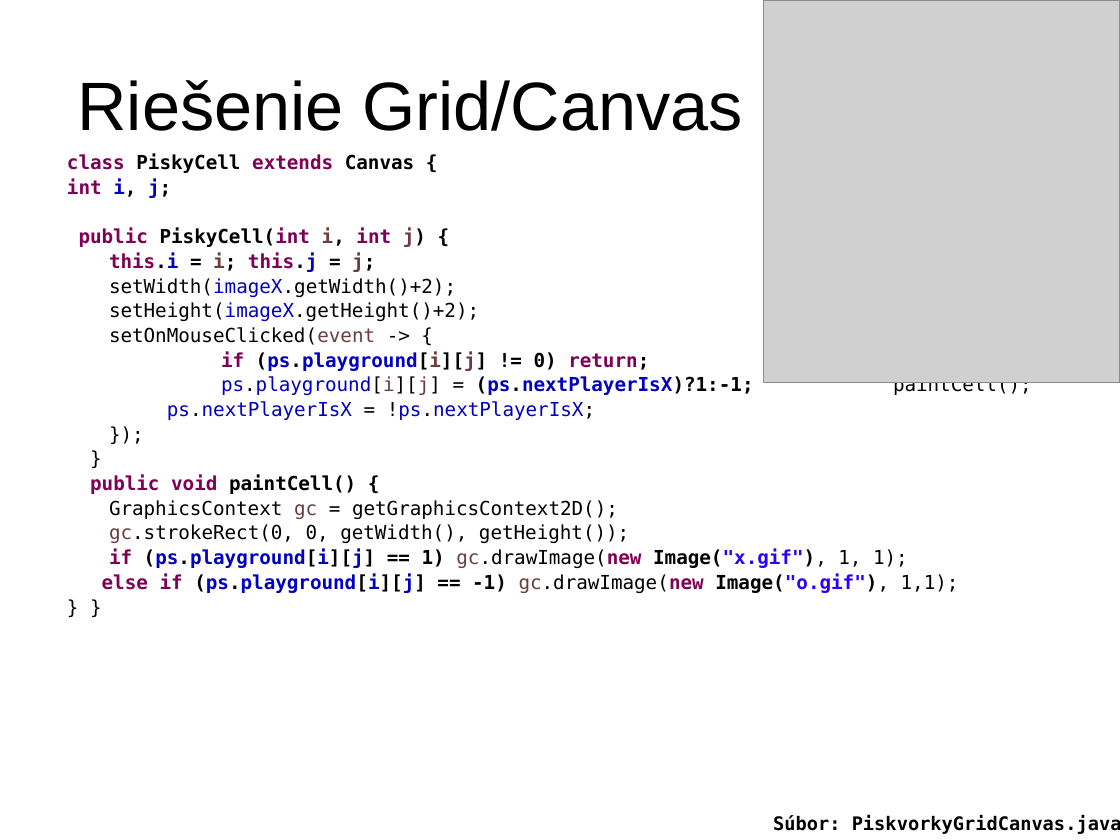
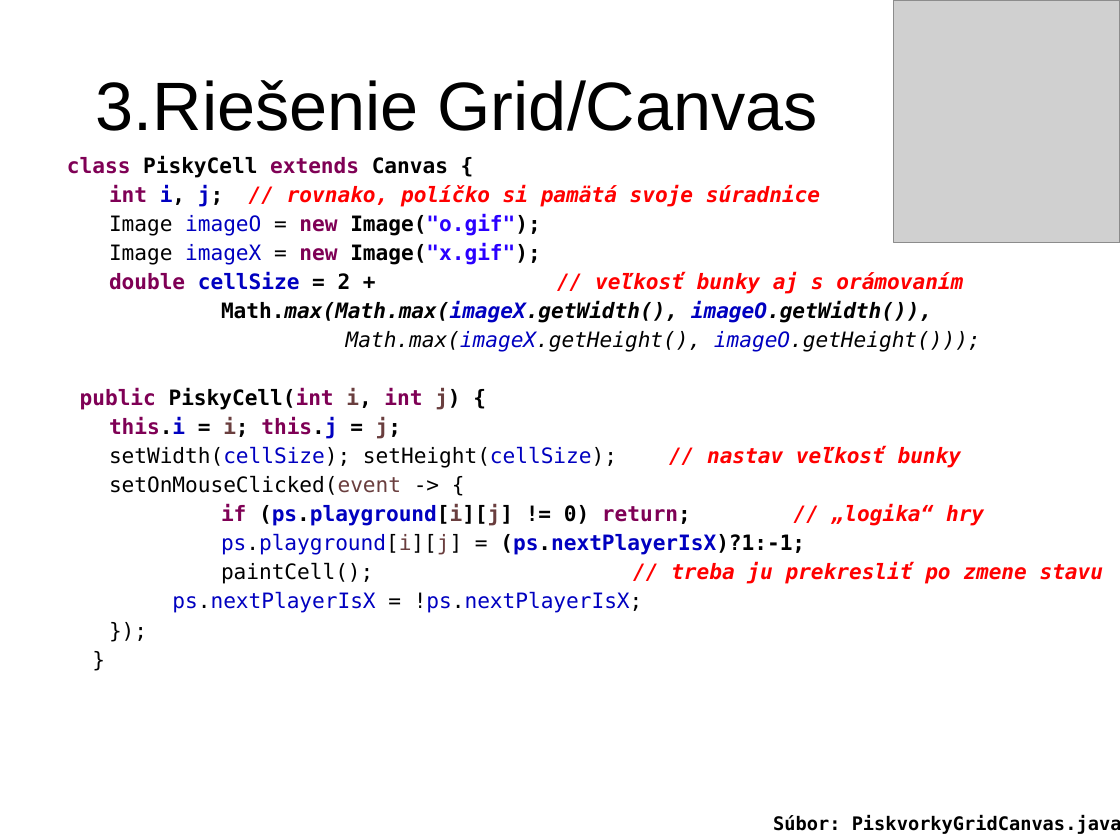
Before and after one commit to Programovanie4/Prednasky, a slide deck: slide 34 of 10/10_java.ppt (slide 26 before the commit). Drawn at 1120x840 pixels with LibreOffice and Linux fonts; fonts in the diff are those of the drawing; grey boxes stand for pictures. Boxes give left, top, right and bottom in pixels: in the first picture for what was removed or moved away, otherwise in the second. Text is boxed around its words. In the diff, an @@ line names an element or a change of style, - is before the commit and + after.

```diff
--- a/10/10_java.ppt
+++ b/10/10_java.ppt
@@ picture: place and size @@
-picture at bbox=[764, 0, 1120, 383]
+picture at bbox=[894, 0, 1120, 243]
@@ title at bbox=[96, 80, 818, 131]: text changed @@
-Riešenie Grid/Canvas
+3.Riešenie Grid/Canvas
@@ text at bbox=[67, 155, 643, 613]: size 12.4 to 13.6 pt in "class PiskyCell extends Canvas {", "public PiskyCell(int i, int j) {", "this.i = i; this.j = j;", "setOnMouseClicked(event -> {" and 3 more places; line spacing 0.8 to 0.9 @@
@@ text at bbox=[109, 185, 981, 352]: text changed; size 12.4 to 13.6 pt; text colour #7F0055 to #000000; italic on @@
-int i, j;
+int i, j; // rovnako, políčko si pamätá svoje súradnice
+Image imageO = new Image("o.gif");
+Image imageX = new Image("x.gif");
+double cellSize = 2 + // veľkosť bunky aj s orámovaním
+Math.max(Math.max(imageX.getWidth(), imageO.getWidth()),
+Math.max(imageX.getHeight(), imageO.getHeight()));
@@ text at bbox=[109, 446, 962, 468]: text changed; size 12.4 to 13.6 pt @@
-setWidth(imageX.getWidth()+2);
-setHeight(imageX.getHeight()+2);
+setWidth(cellSize); setHeight(cellSize); // nastav veľkosť bunky
@@ text at bbox=[90, 475, 959, 593]: paragraphs removed @@
-public void paintCell() {
-GraphicsContext gc = getGraphicsContext2D();
-gc.strokeRect(0, 0, getWidth(), getHeight());
-if (ps.playground[i][j] == 1) gc.drawImage(new Image("x.gif"), 1, 1);
-else if (ps.playground[i][j] == -1) gc.drawImage(new Image("o.gif"), 1,1);
-} }
@@ text at bbox=[221, 504, 1104, 584]: text changed; size 12.4 to 13.6 pt; text colour #0000C0 to #FF0000 @@
-if (ps.playground[i][j] != 0) return;
-ps.playground[i][j] = (ps.nextPlayerIsX)?1:-1; paintCell();
+if (ps.playground[i][j] != 0) return; // „logika“ hry
+ps.playground[i][j] = (ps.nextPlayerIsX)?1:-1;
+paintCell(); // treba ju prekresliť po zmene stavu
```
Also in this commit, not shown: 11 other slides changed, 10 slides added, 2 slides removed, 1 other file.
